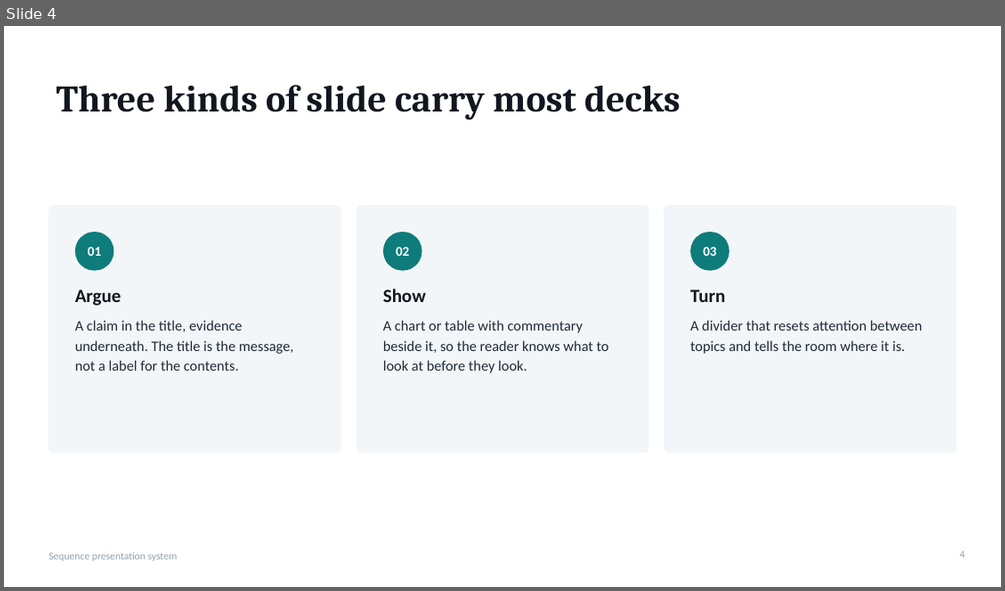
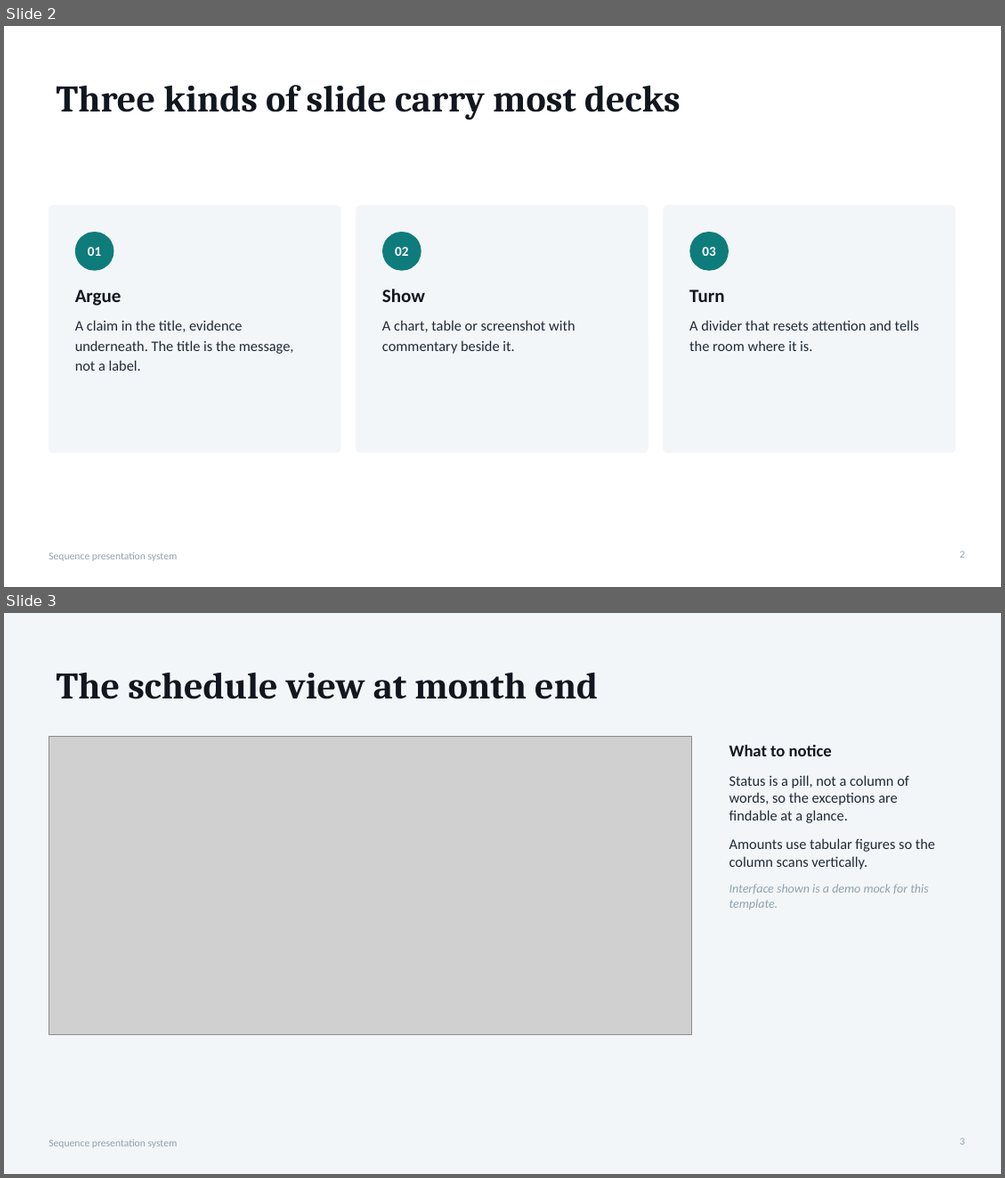
Before and after one commit to Addy2055/sequence-deck-template, a slide deck: Sequence-template.potx. Shown one above the other, each under a label of ours: slide 4 before the commit, slides 2 and 3 after it. The pictures are 1005x591 and 1005x1178 pixels, drawn with LibreOffice and Linux fonts; fonts in the diff are those of the drawing; grey boxes stand for pictures. Boxes give left, top, right and bottom in pixels: in the first picture for what was removed or moved away, otherwise in the second. Text is boxed around its words. In the diff, an @@ line names an element or a change of style, - is before the commit and + after.

```diff
--- a/Sequence-template.potx
+++ b/Sequence-template.potx
@@ slide 3 added at (x1=4, y1=613, x2=1001, y2=1174), background #F3F6F8; not listed: 1 template element that a slide beside it also shows @@
@@ title added at (x1=57, y1=672, x2=598, y2=699), 36 pt, text #11161F, bold @@
+The schedule view at month end
@@ picture added at (x1=48, y1=737, x2=692, y2=1035) @@
@@ text added at (x1=729, y1=745, x2=935, y2=909), 14 pt, text #1E2A38 @@
+What to notice
+Status is a pill, not a column of words, so the exceptions are findable at a glance.
+Amounts use tabular figures so the column scans vertically.
+Interface shown is a demo mock for this template.
@@ page number added at (x1=960, y1=1137, x2=965, y2=1144), 10 pt, text #8FA3B0 @@
+3
@@ what was slide 4 is now slide 2 @@
@@ slide 2 changed as well @@
@@ text at (x1=75, y1=320, x2=294, y2=370): text changed @@
-A claim in the title, evidence underneath. The title is the message, not a label for the contents.
+A claim in the title, evidence underneath. The title is the message, not a label.
@@ text at (x1=382, y1=320, x2=574, y2=354): text changed @@
-A chart or table with commentary beside it, so the reader knows what to look at before they look.
+A chart, table or screenshot with commentary beside it.
@@ text at (x1=689, y1=320, x2=919, y2=351): text changed @@
-A divider that resets attention between topics and tells the room where it is.
+A divider that resets attention and tells the room where it is.
@@ page number at (x1=960, y1=550, x2=965, y2=557): text changed @@
-4
+2
```
Also in this commit, not shown: 3 other slides changed, 6 slides removed, 10 other files.
